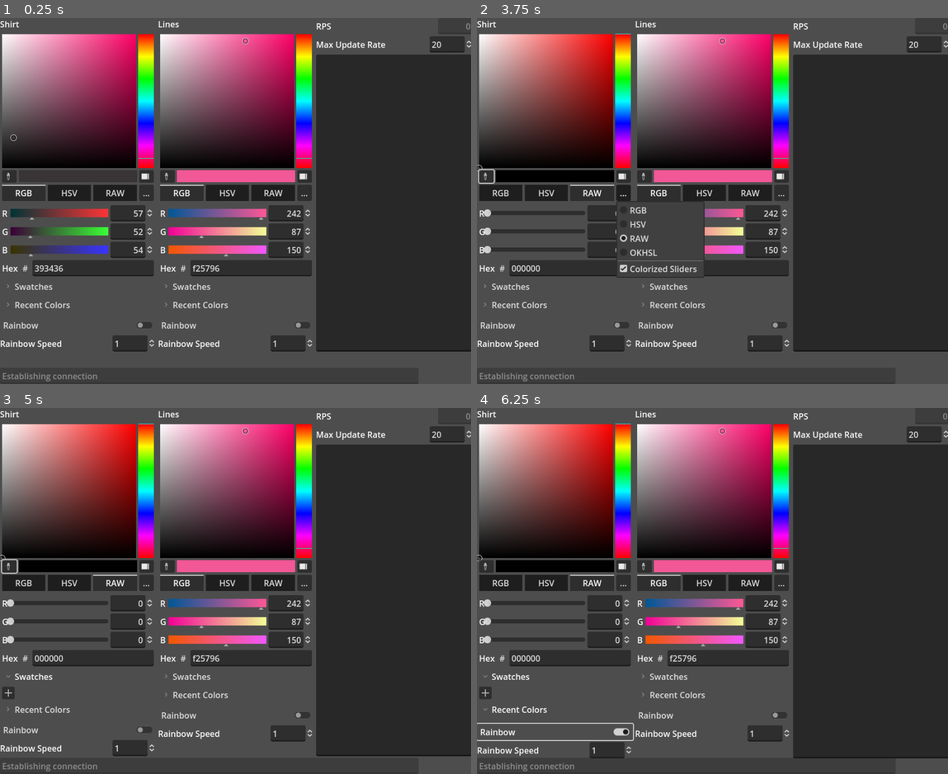
Above: before the commit, frames 1-4 (two rows, left to right).
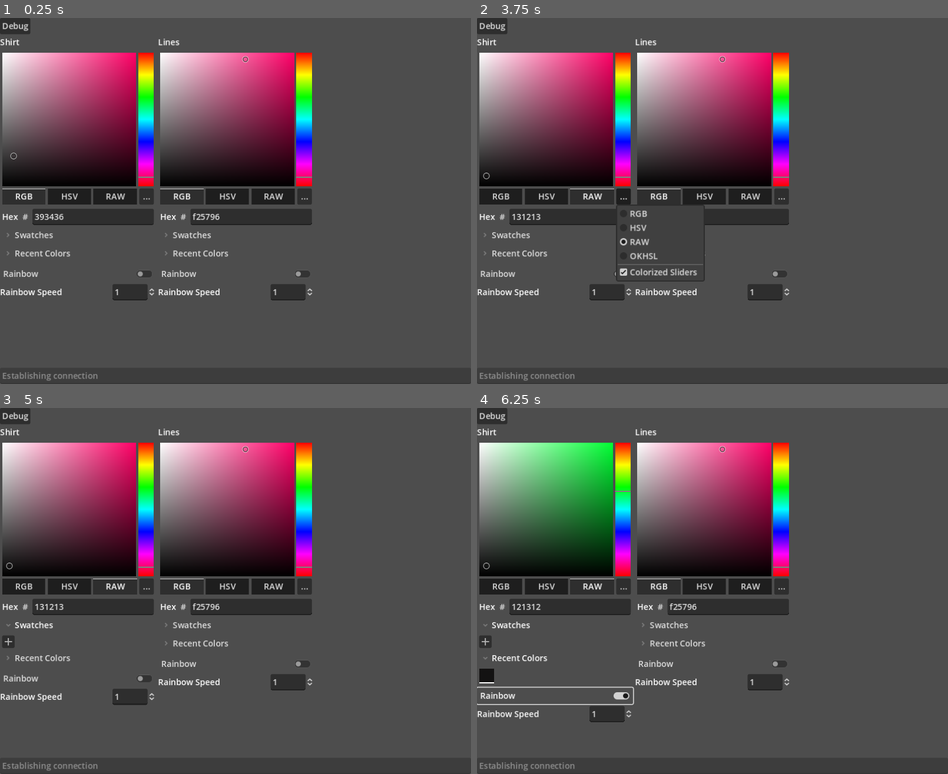
Above: after the commit, the same moments.

Repository: RayHammer/vts-parabellium
Game: Godot game, scene res://UI.tscn
Two runs of this game, one before a commit and one after it. Both use one fixed random seed, a clock stepped at 60 frames per second and the inputs below.
Inputs (mouse positions are in pixels of both pictures, inside the frame that each line leads up to):
- Up to frame 1 (0.25 s): no input
- Up to frame 2 (3.75 s): click (486, 175) at 0.52 s; click "RGB" at 1.25 s; click "HSV" at 2 s; click "RAW" at 2.75 s; click "..." at 3.5 s
- Up to frame 3 (5 s): click "Swatches" at 4.25 s
- Up to frame 4 (6.25 s): click "Recent Colors" at 5 s; click "Rainbow" at 5.75 s

The runs differ from the first frame. In frame 1, 66% of the frame differs, in the area x 0-100%, y 0-100%; in frame 2, 63%; in frame 3, 66%; in frame 4, 67%.

Commit message:
Added an option to hide debug and shrink the window (still buggy)

Diff:
--- a/ColorField.gd
+++ b/ColorField.gd
@@ -59,6 +59,7 @@
 	if json.parse(config.get_value(name, "presets", "")) == OK:
 		for i in json.data:
 			color_picker.add_preset(Color(i))
+		rainbow_speed_spinbox.value = config.get_value(name, "rainbow_speed", 1)
 	pass
 
 func write_config(config):
@@ -67,6 +68,7 @@
 	for i in presets:
 		data.append(i.to_html(false))
 	config.set_value(name, "presets", JSON.stringify(data))
+	config.set_value(name, "rainbow_speed", rainbow_speed_spinbox.value)
 	pass
 
 func update_color():
--- a/ColorField.tscn
+++ b/ColorField.tscn
@@ -16,6 +16,8 @@
 layout_mode = 2
 color = Color(0.223529, 0.203922, 0.211765, 1)
 edit_alpha = false
+sampler_visible = false
+sliders_visible = false
 
 [node name="RainbowCheck" type="CheckButton" parent="."]
 layout_mode = 2
--- /dev/null
+++ b/TaskMenu.gd
@@ -0,0 +1,16 @@
+extends MenuBar
+
+@export var debug_menu: PopupMenu
+@export var debug_info: Control
+
+# Called when the node enters the scene tree for the first time.
+func _ready():
+	debug_id_pressed(0, false)
+
+func debug_id_pressed(index: int, change_state: bool = true):
+	if index == 0:
+		if change_state:
+			debug_menu.toggle_item_checked(0)
+		var expand = debug_menu.is_item_checked(0)
+		debug_info.visible = expand;
+		debug_info.custom_minimum_size.x = 300 if expand else 0
--- a/UI.gd
+++ b/UI.gd
@@ -34,6 +34,7 @@
 func _ready():
 	log_window.text = ""
 	status_bar.text = ""
+	# debug_info_toggle(false)
 	_root = get_tree()
 	var config = ConfigFile.new()
 	if config.load(config_path) == OK:
@@ -188,3 +189,8 @@
 		"parameterValues": parsed_data
 	})
 	send_request(request)
+
+func debug_info_toggle(button_pressed: bool):
+	pass
+	rps.visible = button_pressed
+	log_window.visible = button_pressed
--- a/UI.tscn
+++ b/UI.tscn
@@ -1,7 +1,8 @@
-[gd_scene load_steps=4 format=3 uid="uid://c62ylihiwbnfk"]
+[gd_scene load_steps=5 format=3 uid="uid://c62ylihiwbnfk"]
 
 [ext_resource type="Script" path="res://UI.gd" id="1_04aos"]
 [ext_resource type="PackedScene" uid="uid://7ajl3kj8s06f" path="res://ColorField.tscn" id="2_fe4vd"]
+[ext_resource type="Script" path="res://TaskMenu.gd" id="2_hfgal"]
 [ext_resource type="Script" path="res://RPS.gd" id="3_k0a5t"]
 
 [node name="UI" type="Control" node_paths=PackedStringArray("status_bar", "log_window", "rps", "reconnect_button", "update_time_cap", "update_timer")]
@@ -12,89 +13,102 @@
 grow_horizontal = 2
 grow_vertical = 2
 script = ExtResource("1_04aos")
-status_bar = NodePath("StatusBar")
-log_window = NodePath("FieldContainer/ScrollContainer/VBoxContainer/LogWindow")
-rps = NodePath("FieldContainer/ScrollContainer/VBoxContainer/RPS")
-reconnect_button = NodePath("FieldContainer/ScrollContainer/VBoxContainer/ReconnectButton")
-update_time_cap = NodePath("FieldContainer/ScrollContainer/VBoxContainer/UpdateTimeCap/Value")
+status_bar = NodePath("VBoxContainer/StatusBar")
+log_window = NodePath("VBoxContainer/FieldContainer/ScrollContainer/VBoxContainer/LogWindow")
+rps = NodePath("VBoxContainer/FieldContainer/ScrollContainer/VBoxContainer/RPS")
+reconnect_button = NodePath("VBoxContainer/FieldContainer/ScrollContainer/VBoxContainer/ReconnectButton")
+update_time_cap = NodePath("VBoxContainer/FieldContainer/ScrollContainer/VBoxContainer/UpdateTimeCap/Value")
 update_timer = NodePath("UpdateTimer")
 
-[node name="FieldContainer" type="HBoxContainer" parent="."]
+[node name="VBoxContainer" type="VBoxContainer" parent="."]
+layout_mode = 1
+anchors_preset = 15
+anchor_right = 1.0
+anchor_bottom = 1.0
+grow_horizontal = 2
+grow_vertical = 2
+
+[node name="TaskMenu" type="MenuBar" parent="VBoxContainer" node_paths=PackedStringArray("debug_menu", "debug_info")]
 layout_mode = 2
-offset_right = 800.0
-offset_bottom = 598.0
+script = ExtResource("2_hfgal")
+debug_menu = NodePath("Debug")
+debug_info = NodePath("../FieldContainer/ScrollContainer")
 
-[node name="CustomShirt" parent="FieldContainer" instance=ExtResource("2_fe4vd")]
+[node name="Debug" type="PopupMenu" parent="VBoxContainer/TaskMenu"]
+item_count = 1
+item_0/text = "Expand"
+item_0/checkable = 1
+item_0/id = 0
+
+[node name="FieldContainer" type="HBoxContainer" parent="VBoxContainer"]
+layout_mode = 2
+size_flags_vertical = 3
+
+[node name="CustomShirt" parent="VBoxContainer/FieldContainer" instance=ExtResource("2_fe4vd")]
 layout_mode = 2
 label_name = "Shirt"
 default_color = Color(0.223529, 0.203922, 0.211765, 1)
 
-[node name="CustomLines" parent="FieldContainer" instance=ExtResource("2_fe4vd")]
+[node name="CustomLines" parent="VBoxContainer/FieldContainer" instance=ExtResource("2_fe4vd")]
 layout_mode = 2
 label_name = "Lines"
 default_color = Color(0.94902, 0.341176, 0.588235, 1)
 
-[node name="ScrollContainer" type="ScrollContainer" parent="FieldContainer"]
+[node name="ScrollContainer" type="ScrollContainer" parent="VBoxContainer/FieldContainer"]
 custom_minimum_size = Vector2(300, 0)
 layout_mode = 2
 
-[node name="VBoxContainer" type="VBoxContainer" parent="FieldContainer/ScrollContainer"]
+[node name="VBoxContainer" type="VBoxContainer" parent="VBoxContainer/FieldContainer/ScrollContainer"]
 layout_mode = 2
 size_flags_vertical = 3
 
-[node name="ReconnectButton" type="Button" parent="FieldContainer/ScrollContainer/VBoxContainer"]
+[node name="ReconnectButton" type="Button" parent="VBoxContainer/FieldContainer/ScrollContainer/VBoxContainer"]
 visible = false
 layout_mode = 2
 disabled = true
 text = "Reconnect"
 
-[node name="RPS" type="HBoxContainer" parent="FieldContainer/ScrollContainer/VBoxContainer"]
+[node name="RPS" type="HBoxContainer" parent="VBoxContainer/FieldContainer/ScrollContainer/VBoxContainer"]
 layout_mode = 2
 script = ExtResource("3_k0a5t")
 
-[node name="Label" type="Label" parent="FieldContainer/ScrollContainer/VBoxContainer/RPS"]
+[node name="Label" type="Label" parent="VBoxContainer/FieldContainer/ScrollContainer/VBoxContainer/RPS"]
 layout_mode = 2
 size_flags_horizontal = 3
 text = "RPS"
 
-[node name="Value" type="LineEdit" parent="FieldContainer/ScrollContainer/VBoxContainer/RPS"]
+[node name="Value" type="LineEdit" parent="VBoxContainer/FieldContainer/ScrollContainer/VBoxContainer/RPS"]
 layout_mode = 2
 size_flags_horizontal = 8
 placeholder_text = "9999"
 alignment = 2
 editable = false
 
-[node name="Timer" type="Timer" parent="FieldContainer/ScrollContainer/VBoxContainer/RPS"]
+[node name="Timer" type="Timer" parent="VBoxContainer/FieldContainer/ScrollContainer/VBoxContainer/RPS"]
 autostart = true
 
-[node name="UpdateTimeCap" type="HBoxContainer" parent="FieldContainer/ScrollContainer/VBoxContainer"]
+[node name="UpdateTimeCap" type="HBoxContainer" parent="VBoxContainer/FieldContainer/ScrollContainer/VBoxContainer"]
 layout_mode = 2
 
-[node name="Label" type="Label" parent="FieldContainer/ScrollContainer/VBoxContainer/UpdateTimeCap"]
+[node name="Label" type="Label" parent="VBoxContainer/FieldContainer/ScrollContainer/VBoxContainer/UpdateTimeCap"]
 layout_mode = 2
 size_flags_horizontal = 3
 text = "Max Update Rate"
 
-[node name="Value" type="SpinBox" parent="FieldContainer/ScrollContainer/VBoxContainer/UpdateTimeCap"]
+[node name="Value" type="SpinBox" parent="VBoxContainer/FieldContainer/ScrollContainer/VBoxContainer/UpdateTimeCap"]
 layout_mode = 2
 min_value = 1.0
 max_value = 60.0
 value = 20.0
 
-[node name="LogWindow" type="TextEdit" parent="FieldContainer/ScrollContainer/VBoxContainer"]
+[node name="LogWindow" type="TextEdit" parent="VBoxContainer/FieldContainer/ScrollContainer/VBoxContainer"]
 custom_minimum_size = Vector2(300, 400)
 layout_mode = 2
 size_flags_vertical = 3
 editable = false
 
-[node name="StatusBar" type="LineEdit" parent="."]
-layout_mode = 1
-anchors_preset = 2
-anchor_top = 1.0
-anchor_bottom = 1.0
-offset_top = -31.0
-offset_right = 800.0
-grow_vertical = 0
+[node name="StatusBar" type="LineEdit" parent="VBoxContainer"]
+layout_mode = 2
 editable = false
 virtual_keyboard_enabled = false
 
@@ -102,5 +116,6 @@
 wait_time = 0.05
 autostart = true
 
-[connection signal="timeout" from="FieldContainer/ScrollContainer/VBoxContainer/RPS/Timer" to="FieldContainer/ScrollContainer/VBoxContainer/RPS" method="_on_timer_timeout"]
+[connection signal="id_pressed" from="VBoxContainer/TaskMenu/Debug" to="VBoxContainer/TaskMenu" method="debug_id_pressed"]
+[connection signal="timeout" from="VBoxContainer/FieldContainer/ScrollContainer/VBoxContainer/RPS/Timer" to="VBoxContainer/FieldContainer/ScrollContainer/VBoxContainer/RPS" method="_on_timer_timeout"]
 [connection signal="timeout" from="UpdateTimer" to="." method="set_parameters"]
--- a/project.godot
+++ b/project.godot
@@ -12,7 +12,7 @@
 
 config/name="VTS Parabellium"
 run/main_scene="res://UI.tscn"
-config/features=PackedStringArray("4.0", "Mobile")
+config/features=PackedStringArray("4.1", "Mobile")
 boot_splash/image="res://peeny.png"
 boot_splash/fullsize=false
 config/icon="res://icon.svg"
@@ -21,6 +21,8 @@
 
 window/size/viewport_width=900
 window/size/viewport_height=700
+window/stretch/mode="canvas_items"
+window/stretch/aspect="expand"
 
 [dotnet]
 
Not shown, changed: export_presets.cfg
Not shown, changed: .gitignore
